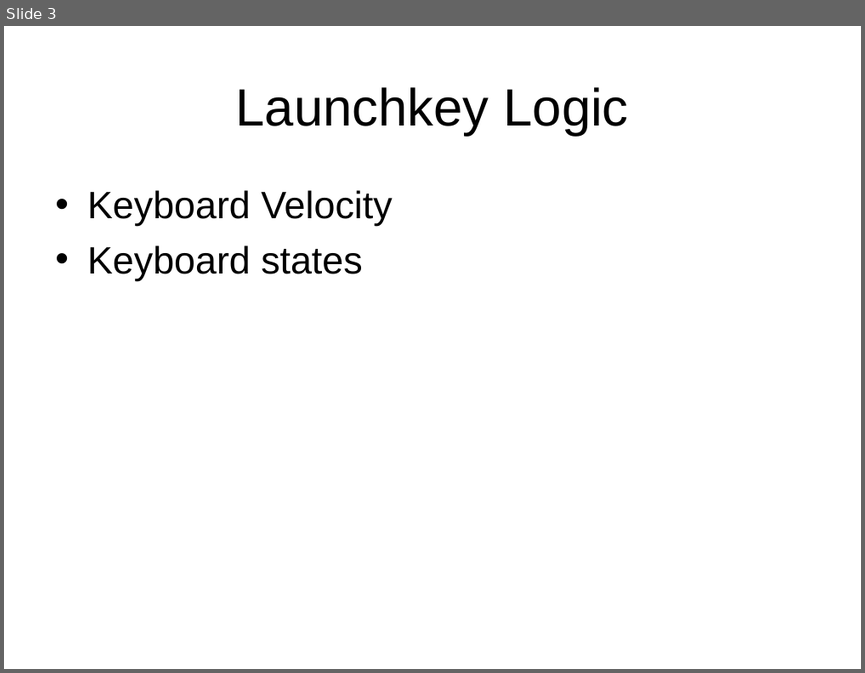
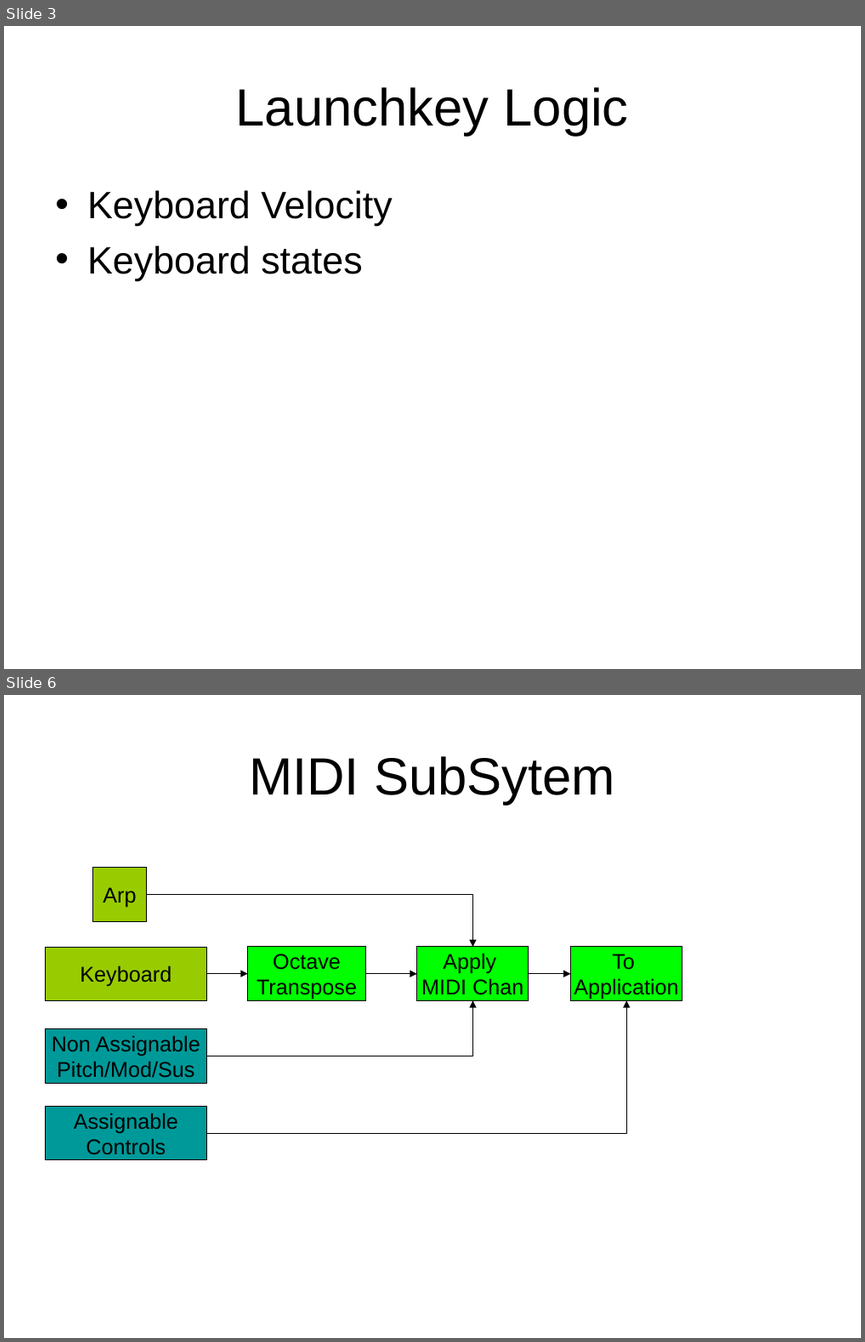
Before and after one commit to AdrianGin/NovationLaunchkey, a slide deck: NovationLaunchkey/res/TechDiagram.ppt. Shown one above the other, each under a label of ours: slide 3 before the commit, slides 3 and 6 after it; the slides between them are not shown. The pictures are 865x673 and 865x1342 pixels, drawn with LibreOffice and Linux fonts; fonts in the diff are those of the drawing. Boxes give left, top, right and bottom in pixels: in the first picture for what was removed or moved away, otherwise in the second. Text is boxed around its words. In the diff, an @@ line names an element or a change of style, - is before the commit and + after.

```diff
--- a/NovationLaunchkey/res/TechDiagram.ppt
+++ b/NovationLaunchkey/res/TechDiagram.ppt
@@ slide 6 added at <box>4,695,861,1338</box>, background #FFFFFF @@
@@ title added at <box>249,756,615,805</box>, 44 pt, text #000000 @@
+MIDI SubSytem
@@ rectangle added at <box>93,868,146,921</box>, fill #99CC00, outline #000000 0.74 pt, 18 pt, text #000000 @@
+Arp
@@ elbow arrow added from (146, 895) to (472, 947), #000000 0.74 pt @@
@@ rectangle added at <box>45,947,207,1001</box>, fill #99CC00, outline #000000 0.74 pt, 18 pt, text #000000 @@
+Keyboard
@@ rectangle added at <box>247,947,365,1001</box>, fill #00FF00, outline #000000 0.74 pt, 18 pt, text #000000 @@
+Octave
+Transpose
@@ rectangle added at <box>417,947,528,1001</box>, fill #00FF00, outline #000000 0.74 pt, 18 pt, text #000000 @@
+Apply
+MIDI Chan
@@ rectangle added at <box>570,947,681,1001</box>, fill #00FF00, outline #000000 0.74 pt, 18 pt, text #000000 @@
+To
+Application
@@ elbow arrow added from (207, 974) to (247, 974), #000000 0.74 pt @@
@@ elbow arrow added from (365, 974) to (417, 974), #000000 0.74 pt @@
@@ elbow arrow added from (528, 974) to (570, 974), #000000 0.74 pt @@
@@ elbow arrow added from (207, 1055) to (472, 1001), #000000 0.74 pt @@
@@ elbow arrow added from (207, 1133) to (626, 1001), #000000 0.74 pt @@
@@ rectangle added at <box>45,1028,207,1083</box>, fill #009999, outline #000000 0.74 pt, 18 pt, text #000000 @@
+Non Assignable
+Pitch/Mod/Sus
@@ rectangle added at <box>45,1106,207,1160</box>, fill #009999, outline #000000 0.74 pt, 18 pt, text #000000 @@
+Assignable
+Controls
```
Also in this commit, not shown: 1 slide changed, 4 other slides added, 5 other files.
